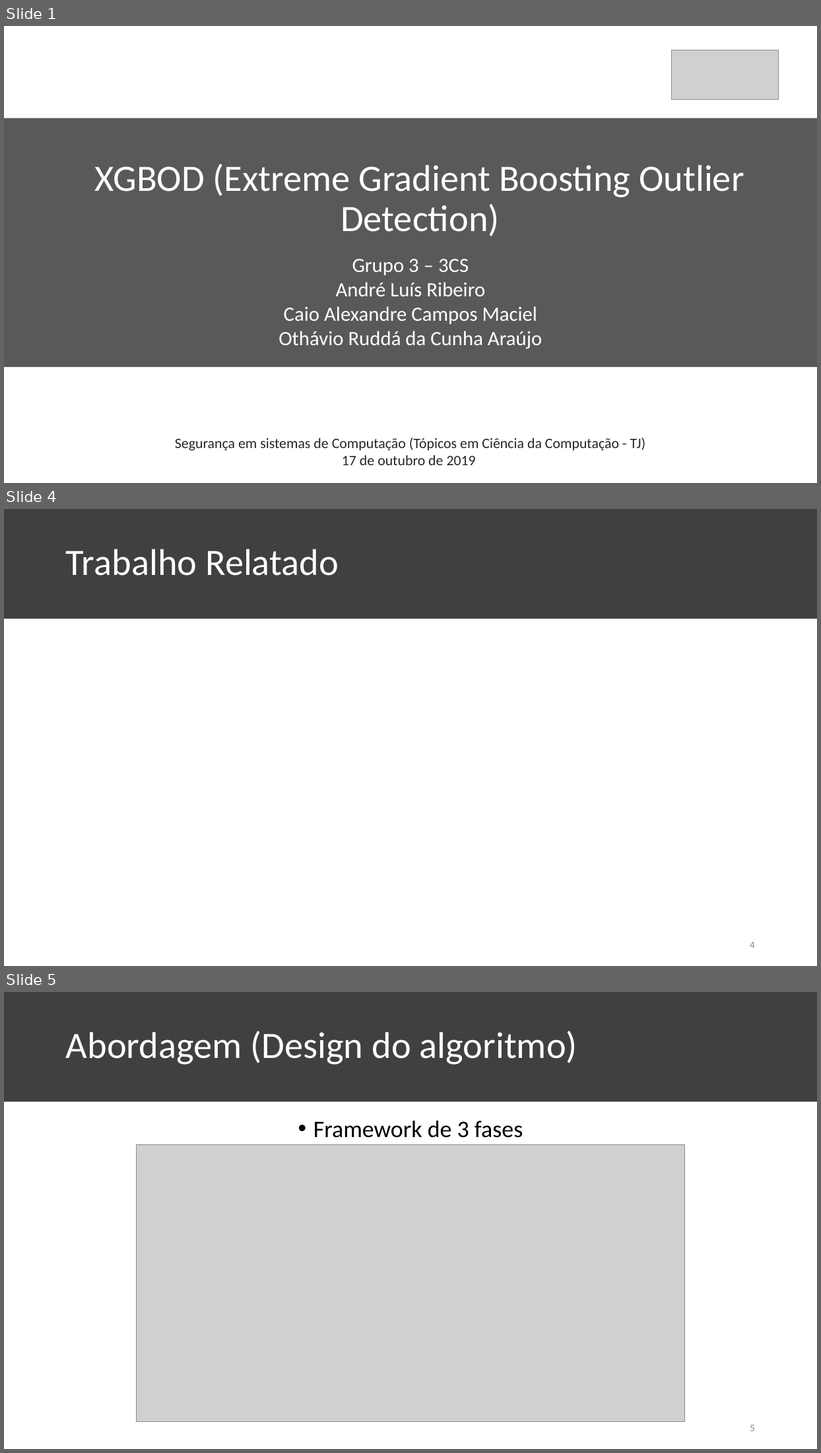
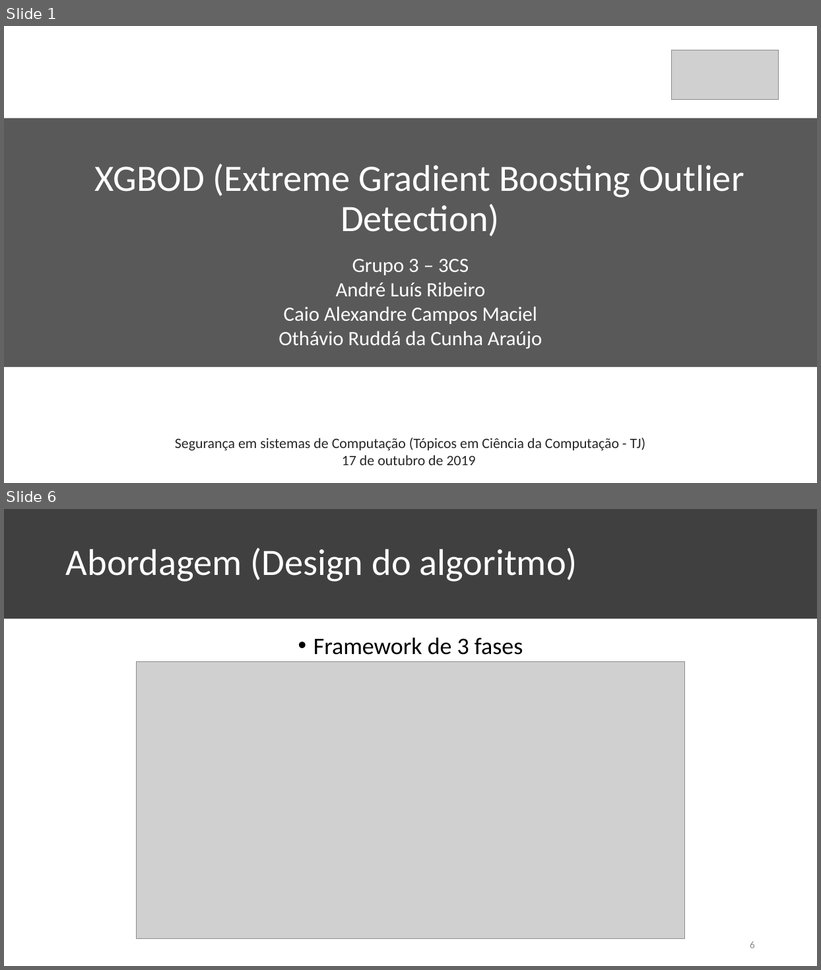
Before and after one commit to KaioAlex/DigitalSecurity, a slide deck: XGBOD-Seminar/XGBOD Seminar.pptx. Shown one above the other, each under a label of ours: slides 1, 4 and 5 before the commit, slides 1 and 6 after it; the slides between them are not shown. The pictures are 821x1453 and 821x970 pixels, drawn with LibreOffice and Linux fonts; fonts in the diff are those of the drawing; grey boxes stand for pictures. Boxes give left, top, right and bottom in pixels: in the first picture for what was removed or moved away, otherwise in the second. Text is boxed around its words. In the diff, an @@ line names an element or a change of style, - is before the commit and + after.

```diff
--- a/XGBOD-Seminar/XGBOD Seminar.pptx
+++ b/XGBOD-Seminar/XGBOD Seminar.pptx
@@ slide 4 removed at <box>4,509,817,966</box>, background #FFFFFF; not listed: 1 template element that a slide beside it also shows @@
@@ title removed at <box>66,549,339,576</box> @@
-Trabalho Relatado
@@ page number removed at <box>750,942,755,949</box> @@
-4
@@ what was slide 5 is now slide 6 @@
@@ page number at <box>750,941,755,949</box>: text changed @@
-5
+6
```
Also in this commit, not shown: 2 slides changed, 19 slides added, 2 other slides removed, 1 other file.
